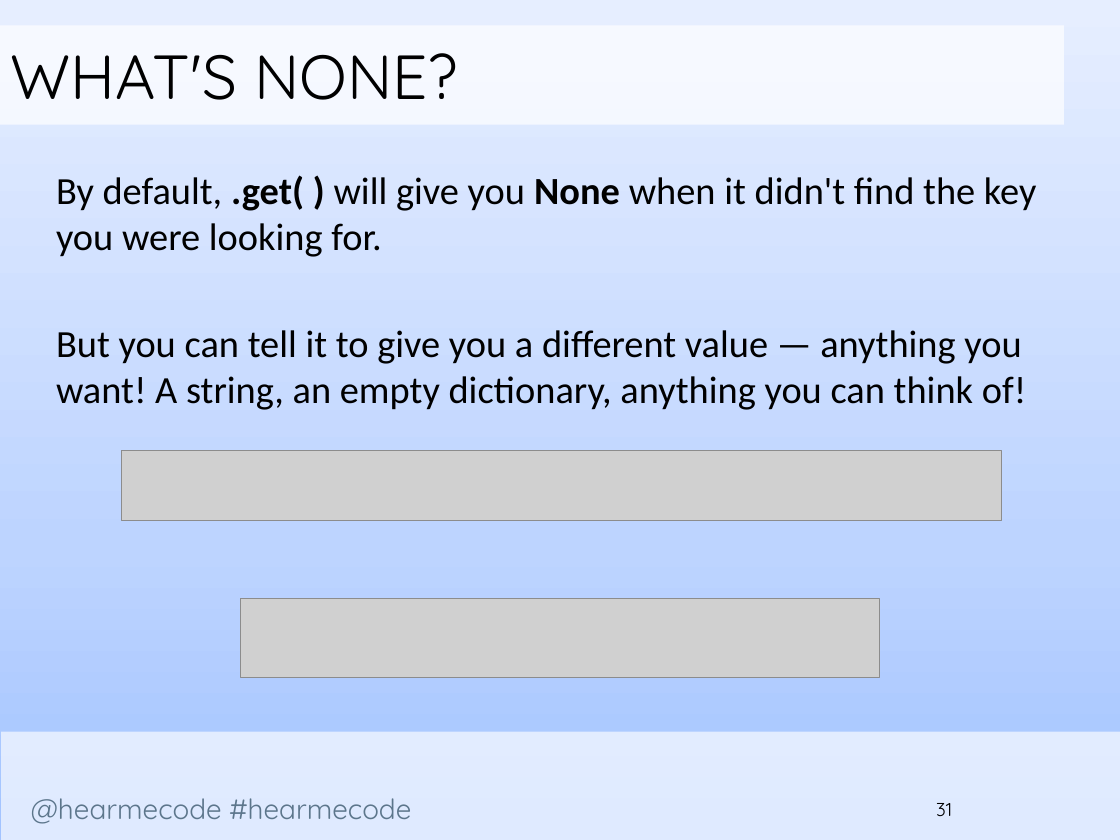
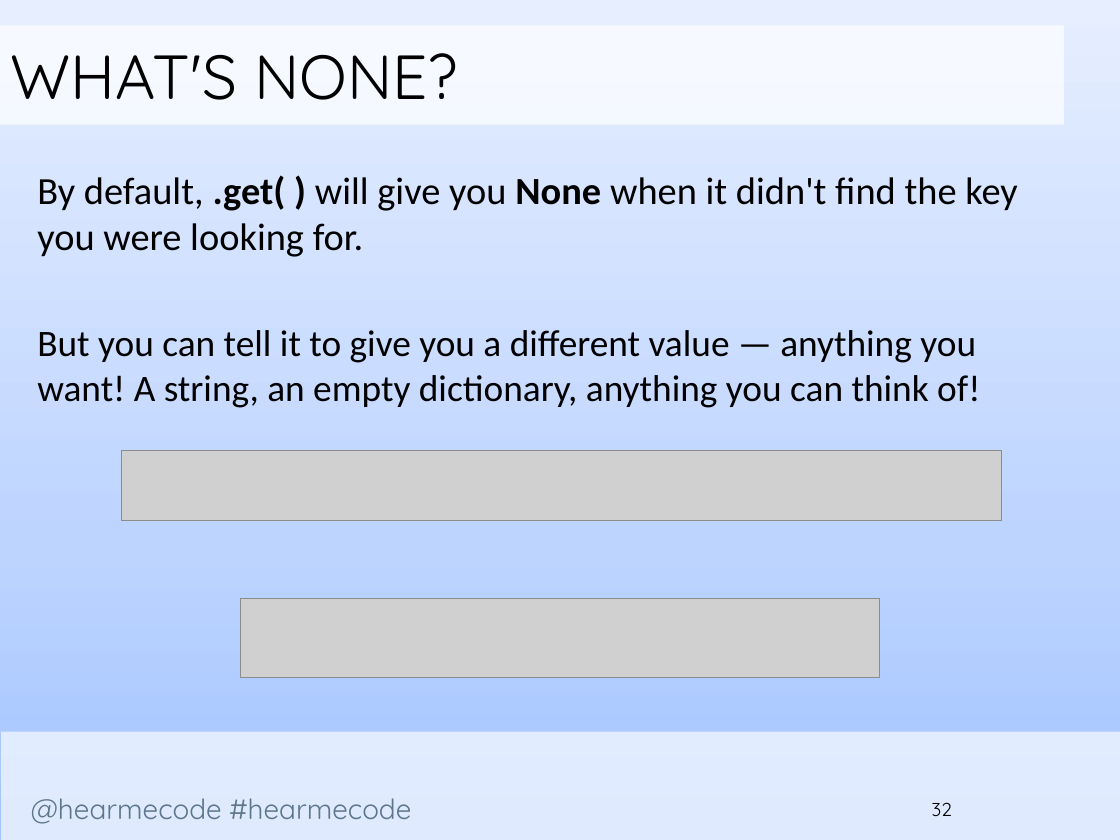
Before and after one commit to codelikeagirlcny/python-lessons-cny, a slide deck: slide 32 of slides/Lesson 3/Hear Me Code - File Handling and Dictionaries.pptx (slide 31 before the commit). Drawn at 1120x840 pixels with LibreOffice and Linux fonts; fonts in the diff are those of the drawing; grey boxes stand for pictures; background and template pictures are left out. Boxes give left, top, right and bottom in pixels: in the first picture for what was removed or moved away, otherwise in the second. Text is boxed around its words. In the diff, an @@ line names an element or a change of style, - is before the commit and + after.

```diff
--- a/slides/Lesson 3/Hear Me Code - File Handling and Dictionaries.pptx
+++ b/slides/Lesson 3/Hear Me Code - File Handling and Dictionaries.pptx
@@ text "By default, .get( ) will ...": place and size @@
-text "By default, .get( ) will ..." at [56, 175, 1036, 410]
+text "By default, .get( ) will ..." at [37, 175, 1017, 408]
@@ text at [37, 330, 980, 408]: size 24.6 to 24 pt in "But you can tell it to give ..." @@
@@ page number at [932, 802, 952, 817]: text changed @@
-31
+32
```
Also in this commit, not shown: 23 other slides changed, 1 slide added, 1 other file.
